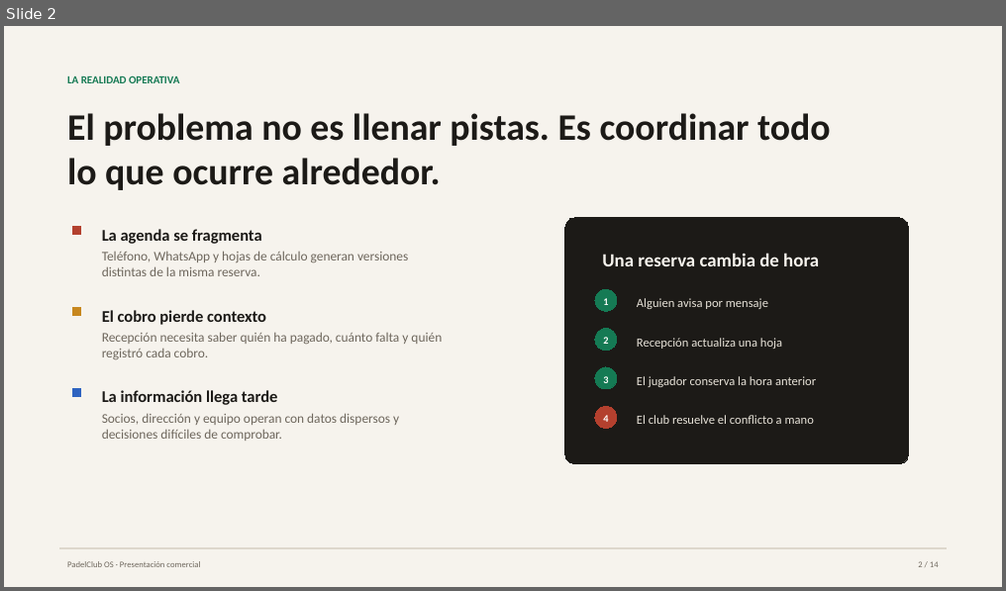
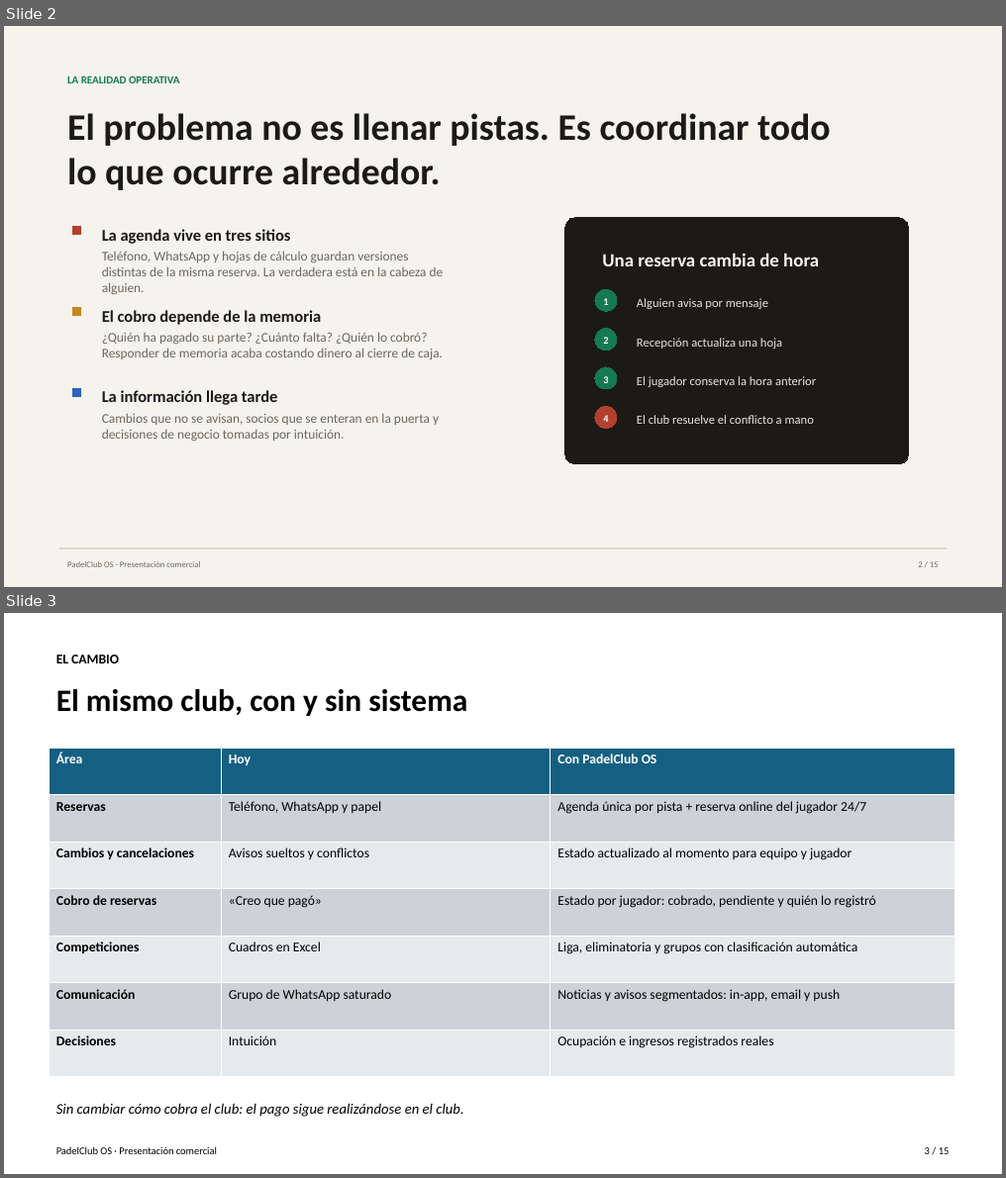
Before and after one commit to albope/padel-club-os, a slide deck: entregables/deck-comercial-padelclub-os.pptx. Shown one above the other, each under a label of ours: slide 2 before the commit, slides 2 and 3 after it. The pictures are 1006x591 and 1006x1178 pixels, drawn with LibreOffice and Linux fonts; fonts in the diff are those of the drawing. Boxes give left, top, right and bottom in pixels: in the first picture for what was removed or moved away, otherwise in the second. Text is boxed around its words. In the diff, an @@ line names an element or a change of style, - is before the commit and + after.

Commit message:
docs: consolidar materiales y estado de lanzamiento

```diff
--- a/entregables/deck-comercial-padelclub-os.pptx
+++ b/entregables/deck-comercial-padelclub-os.pptx
@@ slide 3 added at bbox=[4, 613, 1002, 1174], background #FFFFFF @@
@@ text added at bbox=[56, 655, 119, 663], 13 pt, text #000000, bold @@
+EL CAMBIO
@@ text added at bbox=[56, 689, 467, 716], 30 pt, text #000000, bold @@
+El mismo club, con y sin sistema
@@ table added at bbox=[49, 748, 954, 1077], 7 rows, 3 columns @@
+Área | Hoy | Con PadelClub OS
+Reservas | Teléfono, WhatsApp y papel | Agenda única por pista + reserva online del jugador 24/7
+Cambios y cancelaciones | Avisos sueltos y conflictos | Estado actualizado al momento para equipo y jugador
+Cobro de reservas | «Creo que pagó» | Estado por jugador: cobrado, pendiente y quién lo registró
+Competiciones | Cuadros en Excel | Liga, eliminatoria y grupos con clasificación automática
+Comunicación | Grupo de WhatsApp saturado | Noticias y avisos segmentados: in-app, email y push
+Decisiones | Intuición | Ocupación e ingresos registrados reales
@@ text added at bbox=[56, 1103, 463, 1117], 14 pt, text #000000, italic @@
+Sin cambiar cómo cobra el club: el pago sigue realizándose en el club.
@@ text added at bbox=[56, 1147, 217, 1155], 10 pt, text #000000 @@
+PadelClub OS · Presentación comercial
@@ text added at bbox=[925, 1148, 949, 1155], 10 pt, text #000000 @@
+3 / 15
@@ slide 2 changed as well @@
@@ text at bbox=[102, 229, 291, 244]: text changed @@
-La agenda se fragmenta
+La agenda vive en tres sitios
@@ text at bbox=[102, 251, 444, 294]: text changed @@
-Teléfono, WhatsApp y hojas de cálculo generan versiones distintas de la misma reserva.
+Teléfono, WhatsApp y hojas de cálculo guardan versiones distintas de la misma reserva. La verdadera está en la cabeza de alguien.
@@ text at bbox=[102, 310, 321, 325]: text changed @@
-El cobro pierde contexto
+El cobro depende de la memoria
@@ text at bbox=[102, 332, 443, 360]: text changed @@
-Recepción necesita saber quién ha pagado, cuánto falta y quién registró cada cobro.
+¿Quién ha pagado su parte? ¿Cuánto falta? ¿Quién lo cobró? Responder de memoria acaba costando dinero al cierre de caja.
@@ text at bbox=[102, 413, 439, 441]: text changed @@
-Socios, dirección y equipo operan con datos dispersos y decisiones difíciles de comprobar.
+Cambios que no se avisan, socios que se enteran en la puerta y decisiones de negocio tomadas por intuición.
```
Also in this commit, not shown: 13 other slides changed, 8 other files.
